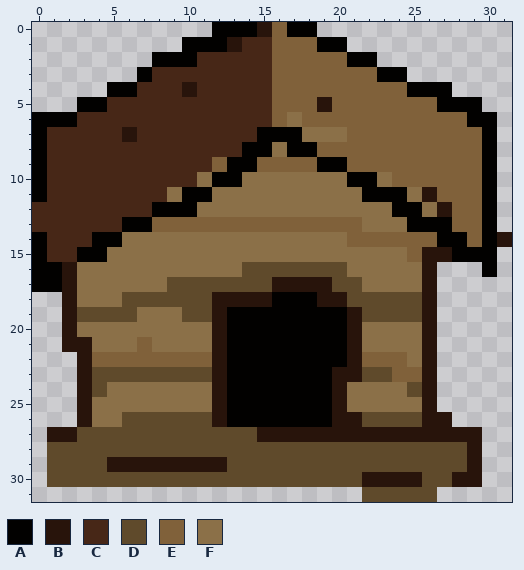
Pixel-art sprite, stored at sprites/house.png. Above: the version before the commit.
The file is 32x32 pixels.
Palette (. is transparent): A #020100  B #28140b  C #472717  D #5f4a2b  E #80613a  F #8b7048
Pixels before, first column x 0:
 0 ............AAABEAA.............
 1 ..........AAABCCEEEAA...........
 2 ........AAACCCCCEEEEEAA.........
 3 .......ACCCCCCCCEEEEEEEAA.......
 4 .....AACCCBCCCCCEEEEEEEEEAAA....
 5 ...AACCCCCCCCCCCEEEBEEEEEEEAAA..
 6 AAACCCCCCCCCCCCCEFEEEEEEEEEEEAA.
 7 ACCCCCBCCCCCCCCAAAFFFEEEEEEEEEA.
 8 ACCCCCCCCCCCCCAAFAAEEEEEEEEEEEA.
 9 ACCCCCCCCCCCEAAEEEEAAEEEEEEEEEA.
10 ACCCCCCCCCCFAAFFFFFFFAAFEEEEEEA.
11 ACCCCCCCCFAAFFFFFFFFFFAAAFBEEEA.
12 CCCCCCCCAAAFFFFFFFFFFFFFAAFBEEA.
13 CCCCCCAAEEEEEEEEEEEEEEFFFAAAEEA.
14 ACCCAAFFFFFFFFFFFFFFFEEEEEEAAEAB
15 ACCAAFFFFFFFFFFFFFFFFFFFFEBBAAA.
16 AABFFFFFFFFFFFDDDDDDDFFFFFB...A.
17 AABFFFFFFDDDDDDDBBBBDDFFFFB.....
18 ..BFFFDDDDDDBBBBAAABBDDDDDB.....
19 ..BDDDDFFFDDBAAAAAAAABDDDDB.....
20 ..BFFFFFFFFFBAAAAAAAABFFFFB.....
21 ..BBFFFEFFFFBAAAAAAAABFFFFB.....
22 ...BEEEEEEEEBAAAAAAAABEEEFB.....
23 ...BDDDDDDDDBAAAAAAABBDDEEB.....
24 ...BDFFFFFFFBAAAAAAABFFFFDB.....
25 ...BFFFFFFFFBAAAAAAABFFFFFB.....
26 ...BFFDDDDDDBAAAAAAABBDDDDBB....
27 .BBDDDDDDDDDDDDBBBBBBBBBBBBBBB..
28 .DDDDDDDDDDDDDDDDDDDDDDDDDDDDB..
29 .DDDDBBBBBBBBDDDDDDDDDDDDDDDDB..
30 .DDDDDDDDDDDDDDDDDDDDDBBBBDDBB..
31 ......................DDDDD.....
Once edited:
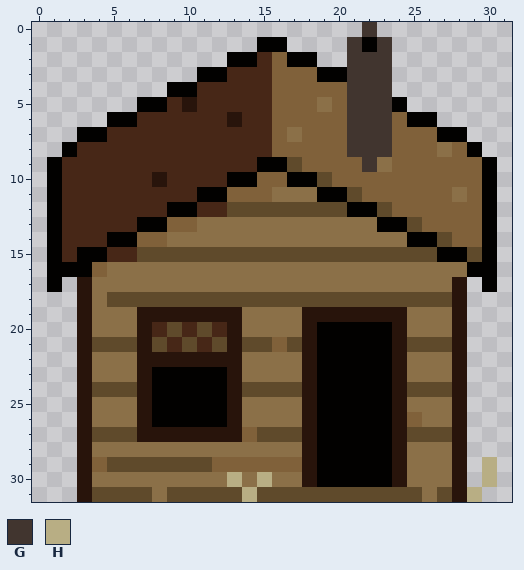
Colours new in this view: G #41352f  H #b8ae84
The edit:
Changed rows in their new state; - is an unchanged pixel.
first column x 0:
 0 ------------.......---G---------
 1 ----------.....AA....GAG--------
 2 --------.....AA--AA..GGG--------
 3 -------....AA------AAGGG.-------
 4 -----....AA----------GGG....----
 5 ---....AA-B--------F-GGGA.....--
 6 .....AA------B---E---GGG-AA....-
 7 ...AA-C--------CEFEEEGGG---AA..-
 8 ..A-----------CCEEE--GGG---F-A.-
 9 .A----------CCCAAD-EE-GF--------
10 .A------B--CC-AEEAADEEEE--------
11 .A-------CC-AEEE---AADEEEEE-F---
12 .A------C--CCDDDDDDDDAADEEEE----
13 .A----C-A--FFFFFFFFFFF-AADEE----
14 .A--C-AEE------------FFFFAADE--.
15 .A---CCDDDDDDDDDDDDDDDDDDDDA-D--
16 .-AAE---------FFFFFFF-----FFFA--
17 .-.B-----FFFFFFFFFFFFF----FFB-A-
18 --.B-D------DDDDDDDDD-----DDB---
19 --.BFFFBBBBB-BFFFFBBB-BBBFFFB---
20 --.B---BCDCDCBFFFFB--AAAB-FFB---
21 --.-DDDBDCDCDBDDEDB--AAABDDDB---
22 ----FFFBBBBB-BFFFFB--AAAB-FFB---
23 ----FFFBAAAAABFFFFB-AAAABFFFB---
24 -----DDBAAAAABDDDDB-AAAAB-DDB---
25 -------BAAAAABFFFFB-AAAAB-FFB---
26 ------FBAAAAABFFFFB-AAAABEFFB---
27 -..B---BBBBBBBEDDD-AAAAA-DDD-.--
28 -..BFFFFFFFFFFFFFFBAAAAABFFFB.--
29 -..BEDDDDDDDEEEEEEBAAAAABFFFB.H-
30 -..BFFFFFFFFFHFHFFBAAAAA-FFF-.H-
31 ---BDDDDFDDDDDHDDDDDDD----FDBH--
Changed places in both pictures, as pixel boxes (x1, y1, x2, y2):
changed: (32, 22, 512, 502)
